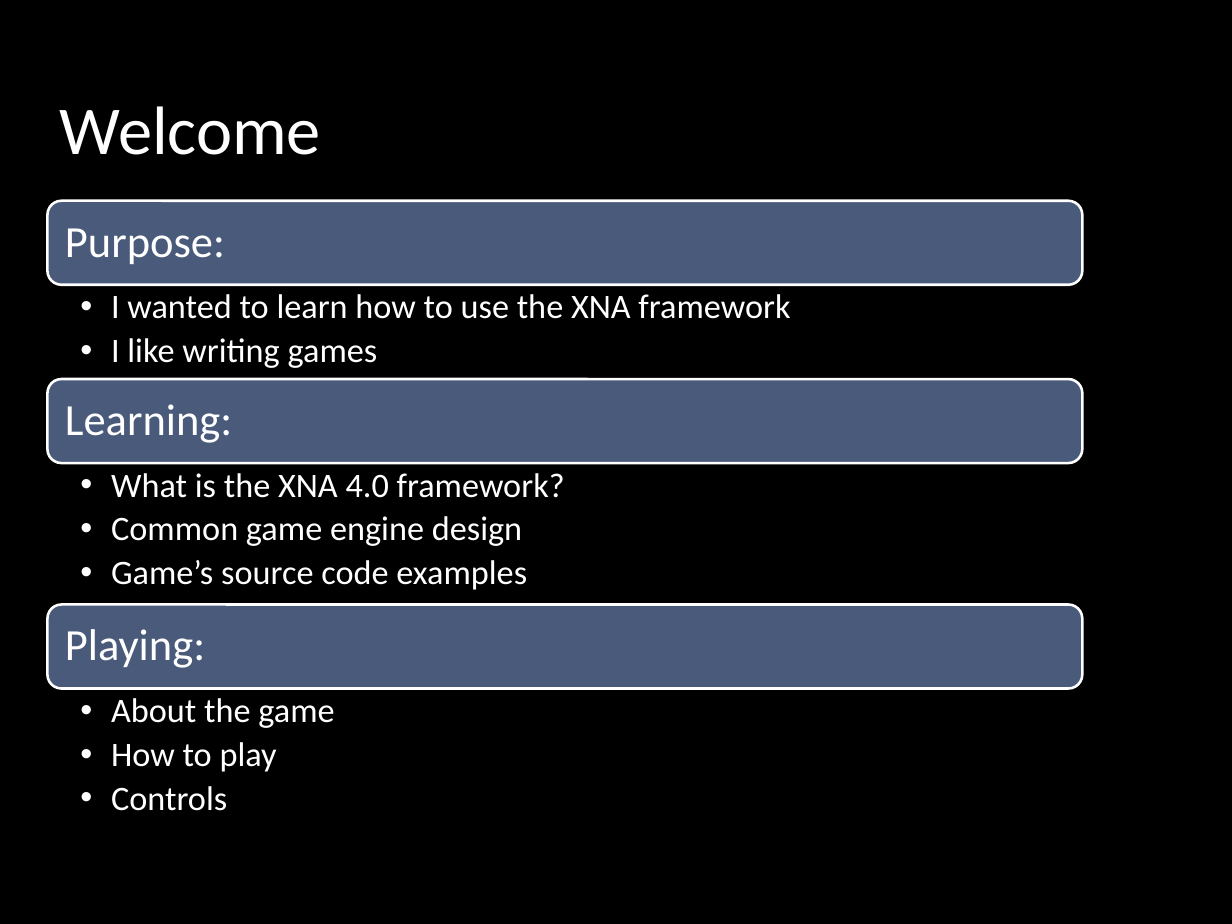
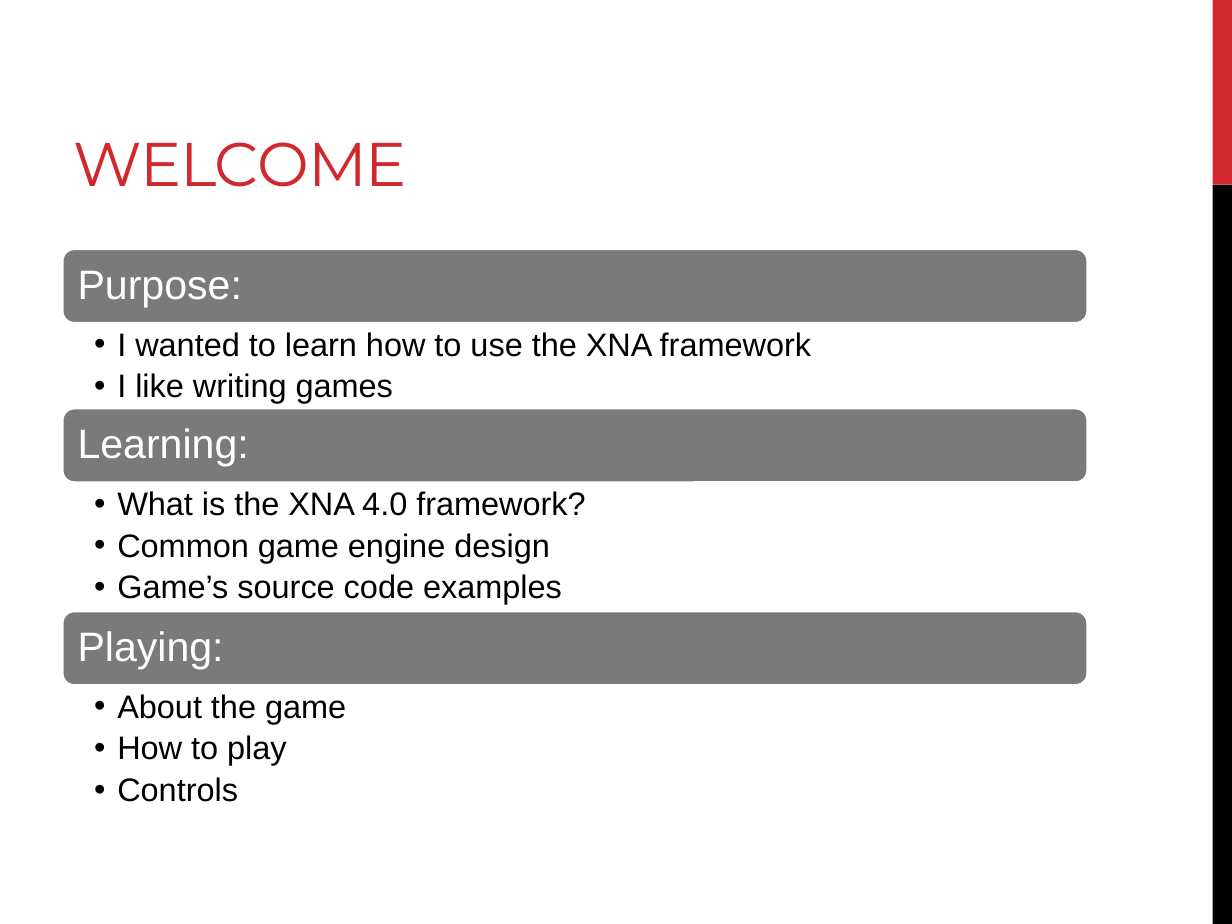
Before and after one commit to peterhoang/Super-Duper-Game, a slide deck: slide 2 of The Super-Awesome Game Deck.pptx. Drawn at 1232x924 pixels with LibreOffice and Linux fonts; fonts in the diff are those of the drawing; background and template pictures are left out. Boxes give left, top, right and bottom in pixels: in the first picture for what was removed or moved away, otherwise in the second. Text is boxed around its words. In the diff, an @@ line names an element or a change of style, - is before the commit and + after.

Commit message:
Changed the PP theme.

```diff
--- a/The Super-Awesome Game Deck.pptx
+++ b/The Super-Awesome Game Deck.pptx
@@ background picture (left out) to #FFFFFF @@
@@ rectangle removed at bbox=[0, 0, 1232, 924] @@
@@ rectangle added at bbox=[1212, 0, 1232, 185], fill #D1282E @@
@@ title at bbox=[74, 142, 407, 187]: text changed; size 40 to 36 pt; font Calibri to Montserrat; text colour #FFFFFF to #D1282E @@
-Welcome
+WELCOME
@@ rectangle added at bbox=[1212, 185, 1232, 924], fill #000000 @@
@@ fill #4A5A7A to #7A7A7A; outline #FFFFFF 1.5 pt to #FFFFFF 2.25 pt in 3 elements at bbox=[62, 610, 1088, 685], bbox=[62, 408, 1088, 483], bbox=[62, 249, 1088, 324] @@
@@ rounded rectangle: place and size @@
-rounded rectangle at bbox=[48, 201, 1083, 285]
+rounded rectangle at bbox=[62, 249, 1088, 324]
@@ size 26 to 24 pt, font Calibri to Arial in 3 elements at bbox=[78, 631, 224, 669], bbox=[78, 428, 249, 467], bbox=[78, 271, 242, 307] @@
@@ text "Purpose:": place and size @@
-text "Purpose:" at bbox=[65, 228, 225, 264]
+text "Purpose:" at bbox=[78, 271, 242, 307]
@@ size 20 to 19 pt, font Calibri to Arial, text colour #FFFFFF to #000000; indent changed in 3 elements at bbox=[117, 694, 346, 802], bbox=[117, 491, 585, 604], bbox=[117, 332, 811, 403] @@
@@ text "I wanted to learn how ...": place and size @@
-text "I wanted to learn how ..." at bbox=[111, 294, 790, 368]
+text "I wanted to learn how ..." at bbox=[117, 332, 811, 403]
@@ rounded rectangle: place and size @@
-rounded rectangle at bbox=[48, 379, 1083, 463]
+rounded rectangle at bbox=[62, 408, 1088, 483]
@@ text "Learning:": place and size @@
-text "Learning:" at bbox=[65, 404, 232, 443]
+text "Learning:" at bbox=[78, 428, 249, 467]
@@ text "What is the XNA 4.0 ...": place and size @@
-text "What is the XNA 4.0 ..." at bbox=[111, 473, 565, 590]
+text "What is the XNA 4.0 ..." at bbox=[117, 491, 585, 604]
@@ rounded rectangle: place and size @@
-rounded rectangle at bbox=[48, 605, 1083, 689]
+rounded rectangle at bbox=[62, 610, 1088, 685]
@@ text "Playing:": place and size @@
-text "Playing:" at bbox=[65, 629, 205, 668]
+text "Playing:" at bbox=[78, 631, 224, 669]
```
Also in this commit, not shown: 28 other slides changed.
